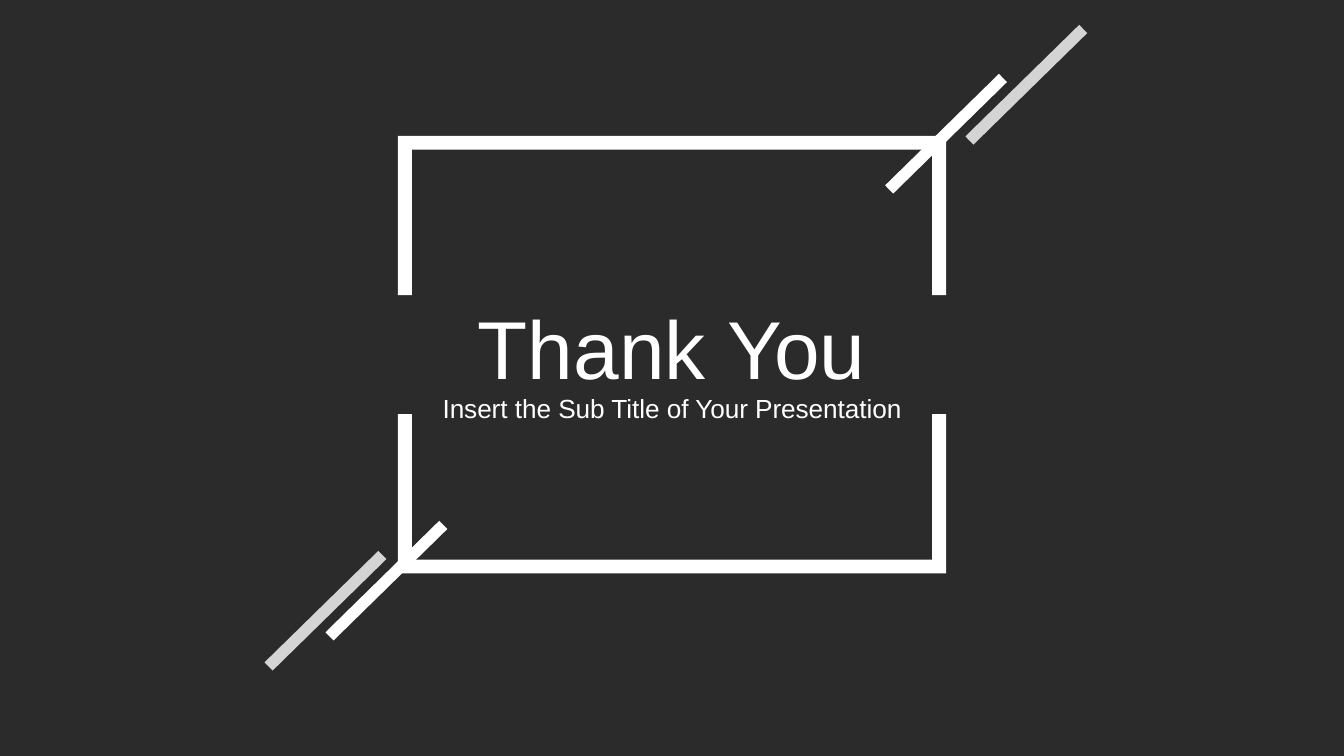
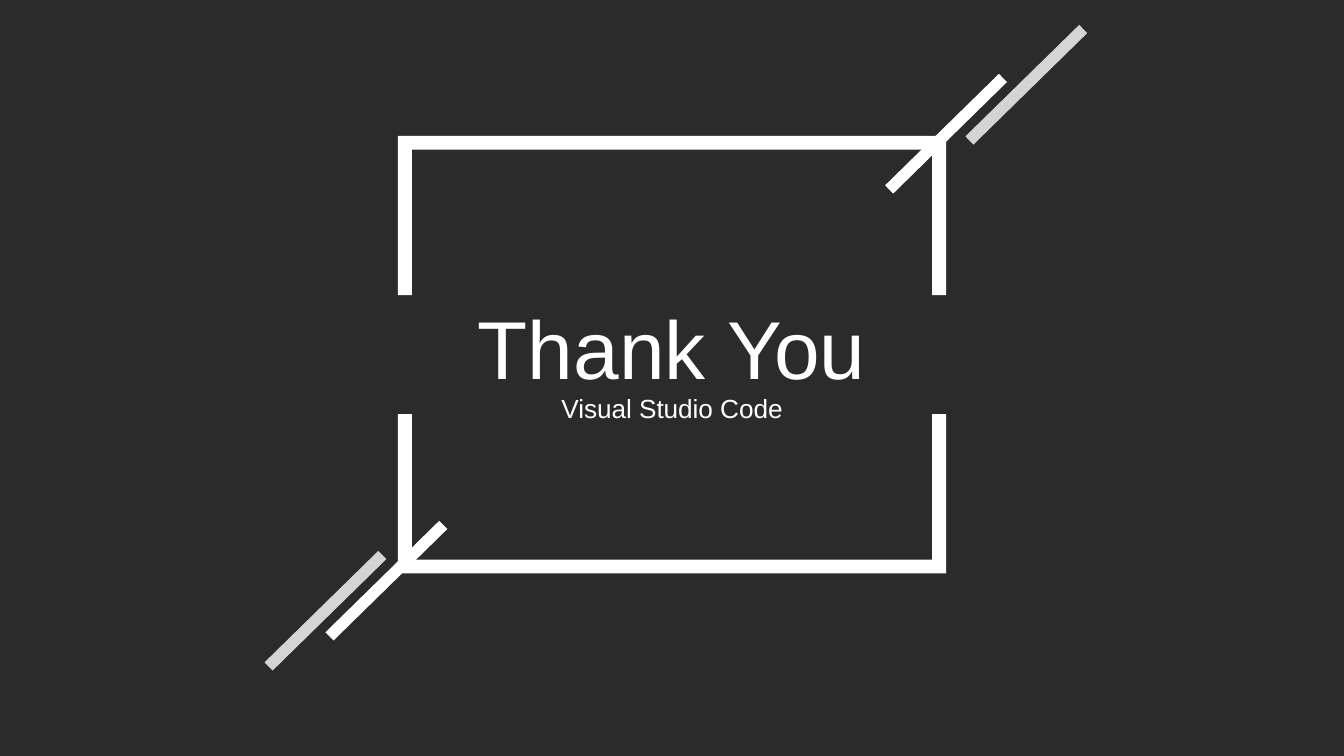
Before and after one commit to nadollin/Web-Education, a slide deck: slide 10 of Lecture 2/VSCode_ch.pptx. Drawn at 1344x756 pixels with LibreOffice and Linux fonts; fonts in the diff are those of the drawing; background and template pictures are left out; a plain dark background stands for a picture behind light text. Boxes give left, top, right and bottom in pixels: in the first picture for what was removed or moved away, otherwise in the second. Text is boxed around its words. In the diff, an @@ line names an element or a change of style, - is before the commit and + after.

```diff
--- a/Lecture 2/VSCode_ch.pptx
+++ b/Lecture 2/VSCode_ch.pptx
@@ text at box(561, 399, 782, 419): text changed @@
-Insert the Sub Title of Your Presentation
+Visual Studio Code
```
Also in this commit, not shown: 1 slide added, 1 slide removed, 1 other file.
